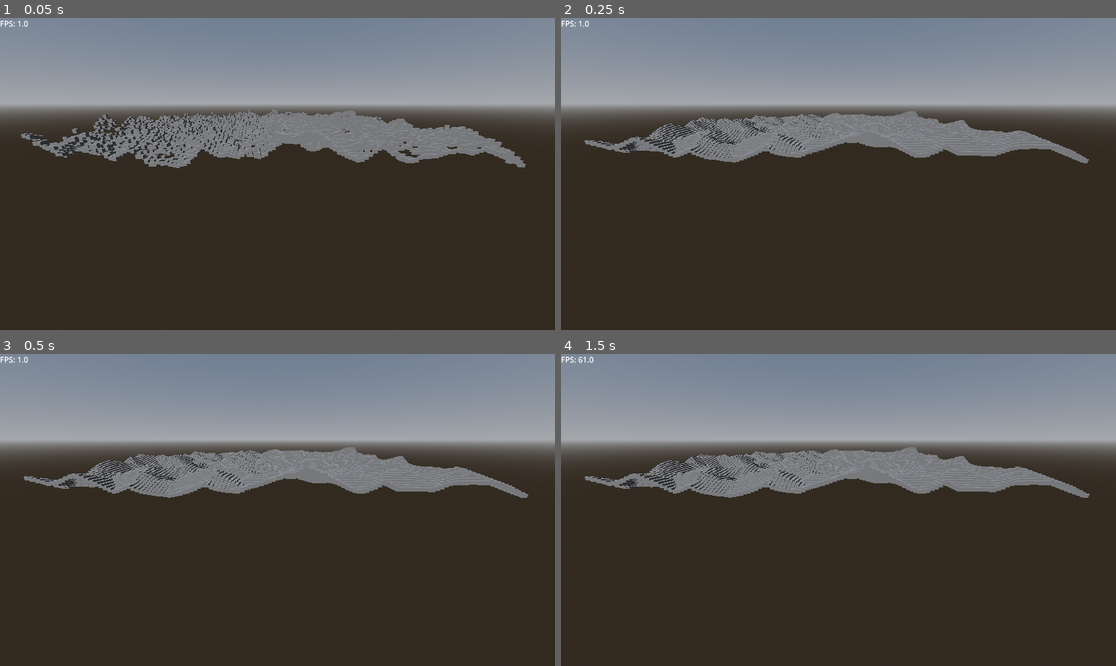
Above: before the commit, frames 1-4 (two rows, left to right).
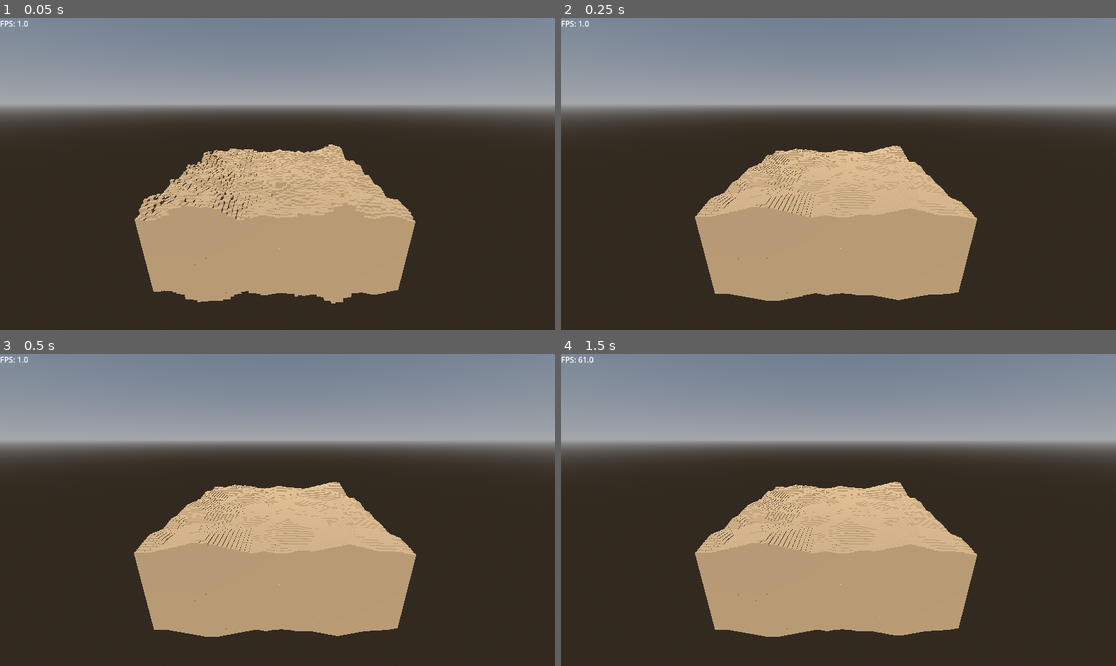
Above: after the commit, the same moments.

Repository: learnb/shovel-sim
Game: Godot game, scene res://test_room.tscn
Two runs of this game, one before a commit and one after it. Both use one fixed random seed, a clock stepped at 60 frames per second and the inputs below.
Inputs:
- Up to frame 1 (0.05 s): no input
- Up to frame 2 (0.25 s): no input
- Up to frame 3 (0.5 s): no input
- Up to frame 4 (1.5 s): no input

The runs differ from the first frame. In frame 1, 28% of the frame differs, in the area x 3-95%, y 29-92%; in frame 2, 27%; in frame 3, 27%; in frame 4, 27%.

Commit message:
update grid rendering so it shows the full "stack"; color mesh

Diff:
--- a/shovel-sim/granular_sim.gd
+++ b/shovel-sim/granular_sim.gd
@@ -4,8 +4,8 @@
 const REPOSE = 0.5		# stable slope (meters of height difference)
 const FLOW_RATE = 0.5	# fraction of excess height to move
 
-const grid_width = 128
-const grid_height = 128
+const grid_width = 64
+const grid_height = 64
 var grid_size = grid_height * grid_width
 var update_indices = []
 
--- a/shovel-sim/granular_sim.tscn
+++ b/shovel-sim/granular_sim.tscn
@@ -1,12 +1,9 @@
-[gd_scene load_steps=5 format=3 uid="uid://cy1acr0mcykai"]
+[gd_scene load_steps=4 format=3 uid="uid://cy1acr0mcykai"]
 
 [ext_resource type="Script" uid="uid://buoivj8ul7kdt" path="res://granular_sim.gd" id="1_6dx8c"]
 [ext_resource type="Script" uid="uid://b1sptek7vp72l" path="res://grid_render.gd" id="2_cxyb8"]
 
-[sub_resource type="BoxMesh" id="BoxMesh_cxyb8"]
-
 [sub_resource type="MultiMesh" id="MultiMesh_a5ai7"]
-mesh = SubResource("BoxMesh_cxyb8")
 
 [node name="GranularSim" type="Node3D"]
 script = ExtResource("1_6dx8c")
--- a/shovel-sim/grid_render.gd
+++ b/shovel-sim/grid_render.gd
@@ -13,6 +13,9 @@
 	multimesh = MultiMesh.new()
 	multimesh.transform_format = MultiMesh.TRANSFORM_3D
 	multimesh.mesh = BoxMesh.new()
+	var mat = StandardMaterial3D.new()
+	mat.albedo_color = Color.BURLYWOOD
+	multimesh.mesh.surface_set_material(0, mat)
 
 	var count = sim.grid_width * sim.grid_height
 	multimesh.instance_count = count
@@ -26,7 +29,6 @@
 	var h = sim.grid_height
 	var heights : PackedFloat32Array = sim.cell_height
 
-	# safety if sizes mismatch
 	if heights.size() != w * h:
 		return
 
@@ -35,6 +37,8 @@
 		for x in range(w):
 			var height = heights[index]
 			var t = Transform3D.IDENTITY
-			t.origin = Vector3(x, height, y)
+			t.origin = Vector3(x, 0, y)
+			t = t.scaled(Vector3(1, height, 1))
 			multimesh.set_instance_transform(index, t)
+			#multimesh.set_instance_color(index, Color.BURLYWOOD)
 			index += 1
--- a/shovel-sim/test_room.tscn
+++ b/shovel-sim/test_room.tscn
@@ -47,7 +47,7 @@
 shape = SubResource("WorldBoundaryShape3D_x60sr")
 
 [node name="Camera3D" type="Camera3D" parent="."]
-transform = Transform3D(1, 0, 0, 0, 0.9454333, 0.3258157, 0, -0.3258157, 0.9454333, 0, 35.684227, 178.20044)
+transform = Transform3D(1, 0, 0, 0, 0.9454333, 0.3258157, 0, -0.3258157, 0.9454333, 0, 35.684227, 103.79837)
 
 [node name="WorldEnvironment" type="WorldEnvironment" parent="."]
 environment = SubResource("Environment_arrdh")
@@ -69,4 +69,4 @@
 offset_bottom = 54.0
 
 [node name="GranularSim" parent="." instance=ExtResource("2_oqbmf")]
-transform = Transform3D(1, 0, 0, 0, 1, 0, 0, 0, 1, -63, 0, 0)
+transform = Transform3D(1, 0, 0, 0, 1, 0, 0, 0, 1, -32, 0, 0)
